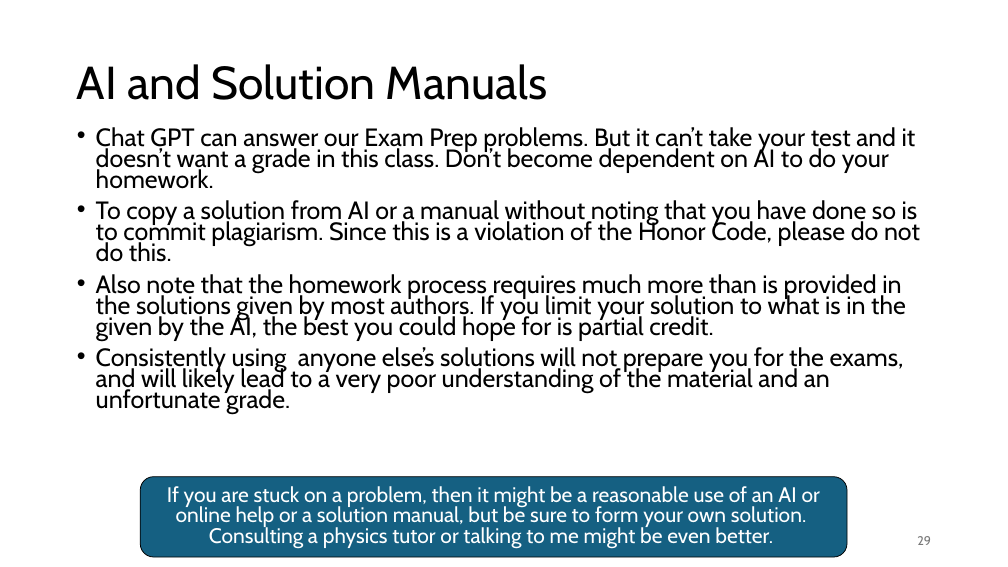
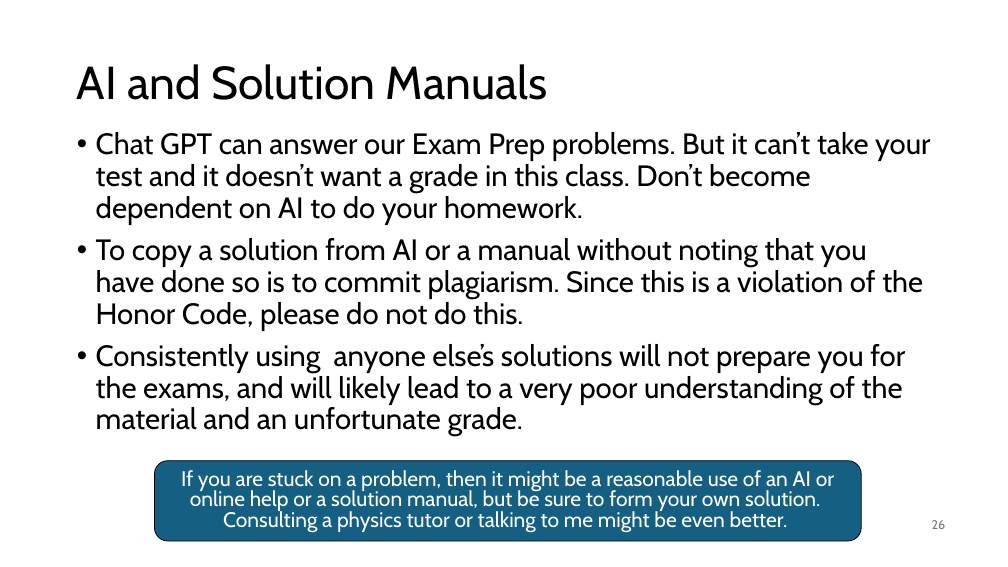
Before and after one commit to rtlines/Introductory-Physics-II, a slide deck: slide 26 of Lecture_Slides/PH 123 Lecture 01.pptx (slide 29 before the commit). Drawn at 1008x567 pixels with LibreOffice and Linux fonts; fonts in the diff are those of the drawing. Boxes give left, top, right and bottom in pixels: in the first picture for what was removed or moved away, otherwise in the second. Text is boxed around its words. In the diff, an @@ line names an element or a change of style, - is before the commit and + after.

```diff
--- a/Lecture_Slides/PH 123 Lecture 01.pptx
+++ b/Lecture_Slides/PH 123 Lecture 01.pptx
@@ text "Chat GPT can answer our ..." at bbox=[96, 132, 930, 437]: size 23.8 to 28 pt; line spacing 0.7 to 0.9 @@
@@ text at bbox=[96, 274, 906, 340]: paragraph removed @@
-• Also note that the homework process requires much more than is provided in the solutions given by most authors. If you limit your solution to what is in the given by the AI, the best you could hope for is partial credit.
@@ rounded rectangle "If you are stuck on ...": place and size @@
-rounded rectangle "If you are stuck on ..." at bbox=[141, 477, 848, 557]
+rounded rectangle "If you are stuck on ..." at bbox=[154, 461, 861, 541]
@@ page number at bbox=[932, 520, 946, 529]: text changed @@
-29
+26
```
Also in this commit, not shown: 10 other slides changed, 3 slides added, 2 slides removed, 25 other files.
